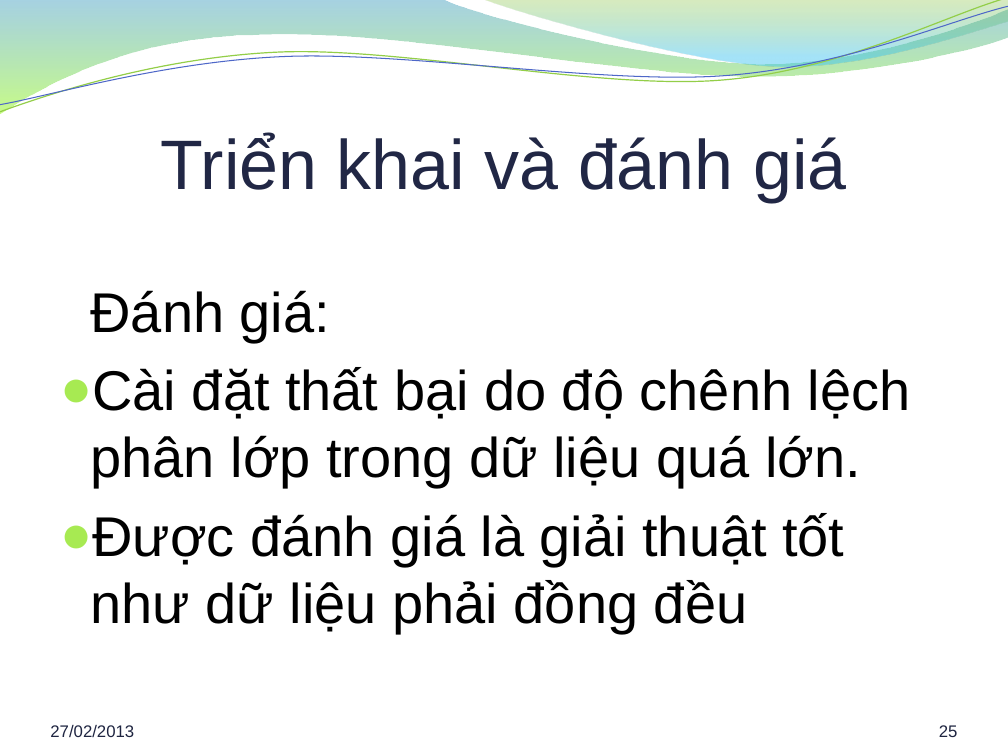
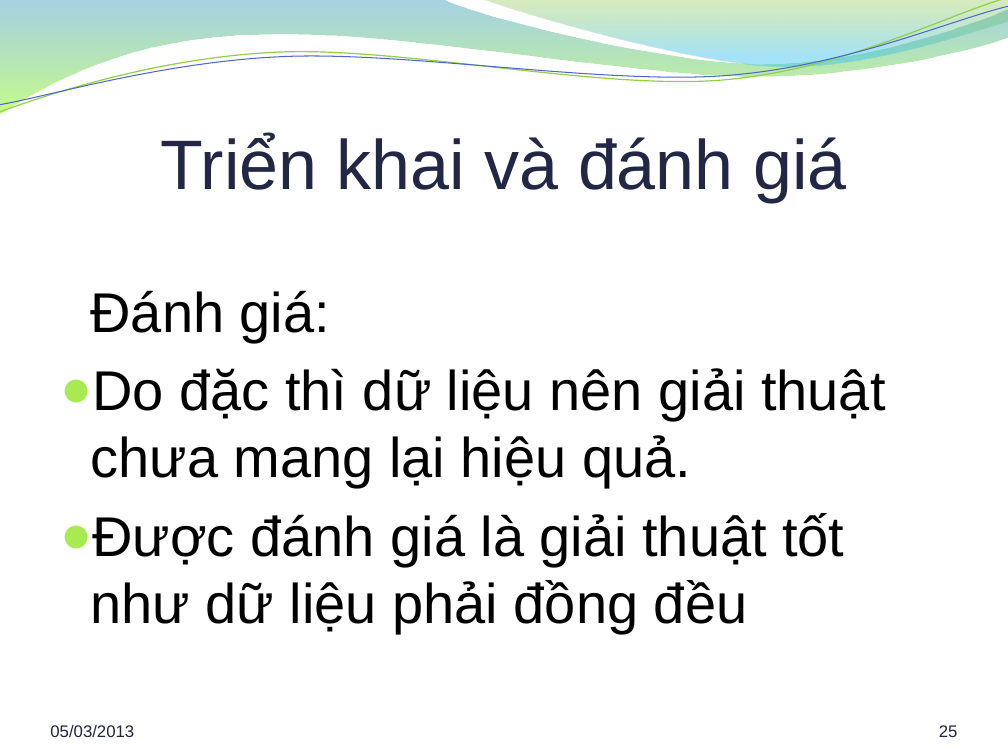
Before and after one commit to hung94it/benhvien, a slide deck: slide 25 of Diabetes/Documents/Report/Bao cao khoa luan.pptx. Drawn at 1008x756 pixels with LibreOffice and Linux fonts; fonts in the diff are those of the drawing; background and template pictures are left out. Boxes give left, top, right and bottom in pixels: in the first picture for what was removed or moved away, otherwise in the second. Text is boxed around its words. In the diff, an @@ line names an element or a change of style, - is before the commit and + after.

```diff
--- a/Diabetes/Documents/Report/Bao cao khoa luan.pptx
+++ b/Diabetes/Documents/Report/Bao cao khoa luan.pptx
@@ text at box(91, 368, 885, 487): text changed @@
-● Cài đặt thất bại do độ chênh lệch phân lớp trong dữ liệu quá lớn.
+● Do đặc thì dữ liệu nên giải thuật chưa mang lại hiệu quả.
@@ text at box(50, 725, 134, 737): text changed @@
-27/02/2013
+05/03/2013
```
Also in this commit, not shown: 28 other slides changed.
